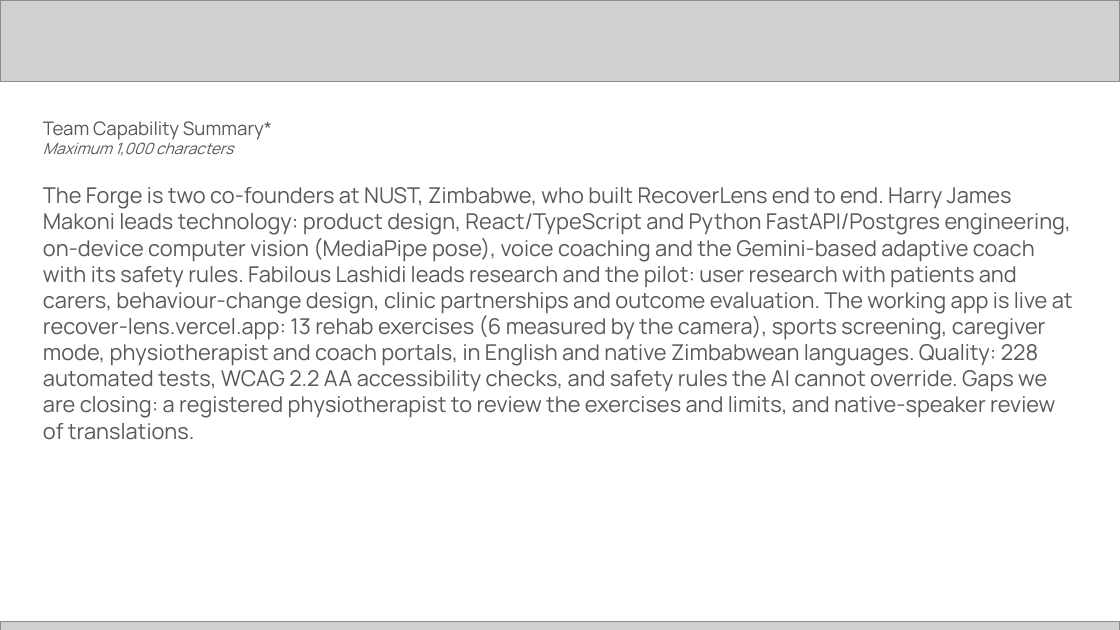
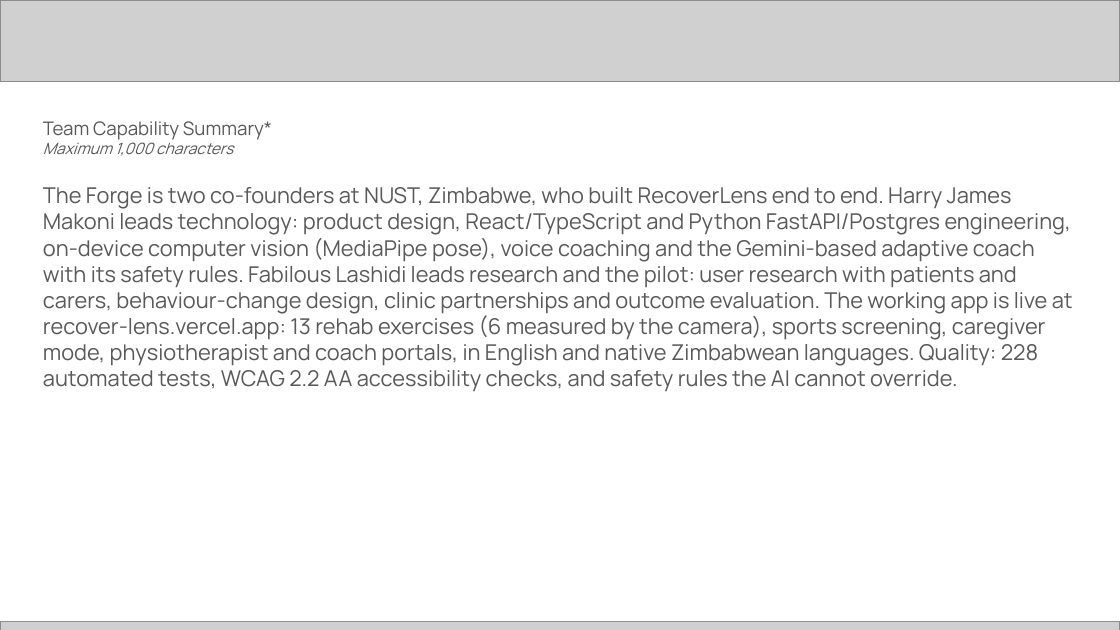
Before and after one commit to harrymakoni-netizen/Recover-Lens-, a slide deck: slide 3 of docs/hack2skill/RecoverLens-Future-Health-submission.pptx. Drawn at 1120x630 pixels with LibreOffice and Linux fonts; fonts in the diff are those of the drawing; grey boxes stand for pictures. Boxes give left, top, right and bottom in pixels: in the first picture for what was removed or moved away, otherwise in the second. Text is boxed around its words. In the diff, an @@ line names an element or a change of style, - is before the commit and + after.

```diff
--- a/docs/hack2skill/RecoverLens-Future-Health-submission.pptx
+++ b/docs/hack2skill/RecoverLens-Future-Health-submission.pptx
@@ text at [43,187,1073,391]: text changed @@
-The Forge is two co-founders at NUST, Zimbabwe, who built RecoverLens end to end. Harry James Makoni leads technology: product design, React/TypeScript and Python FastAPI/Postgres engineering, on-device computer vision (MediaPipe pose), voice coaching and the Gemini-based adaptive coach with its safety rules. Fabilous Lashidi leads research and the pilot: user research with patients and carers, behaviour-change design, clinic partnerships and outcome evaluation. The working app is live at recover-lens.vercel.app: 13 rehab exercises (6 measured by the camera), sports screening, caregiver mode, physiotherapist and coach portals, in English and native Zimbabwean languages. Quality: 228 automated tests, WCAG 2.2 AA accessibility checks, and safety rules the AI cannot override. Gaps we are closing: a registered physiotherapist to review the exercises and limits, and native-speaker review of translations.
+The Forge is two co-founders at NUST, Zimbabwe, who built RecoverLens end to end. Harry James Makoni leads technology: product design, React/TypeScript and Python FastAPI/Postgres engineering, on-device computer vision (MediaPipe pose), voice coaching and the Gemini-based adaptive coach with its safety rules. Fabilous Lashidi leads research and the pilot: user research with patients and carers, behaviour-change design, clinic partnerships and outcome evaluation. The working app is live at recover-lens.vercel.app: 13 rehab exercises (6 measured by the camera), sports screening, caregiver mode, physiotherapist and coach portals, in English and native Zimbabwean languages. Quality: 228 automated tests, WCAG 2.2 AA accessibility checks, and safety rules the AI cannot override.
```
Also in this commit, not shown: 1 other file.
